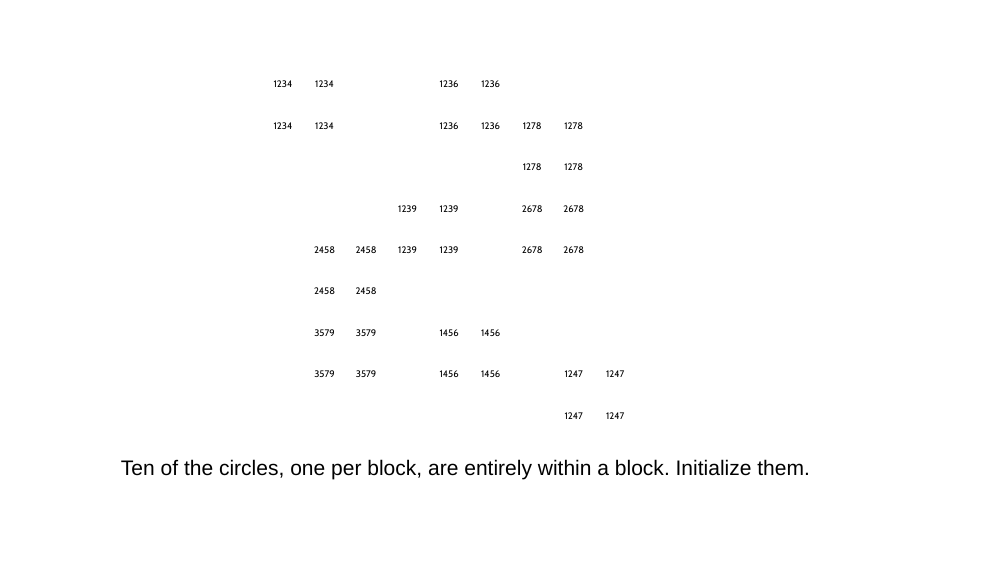
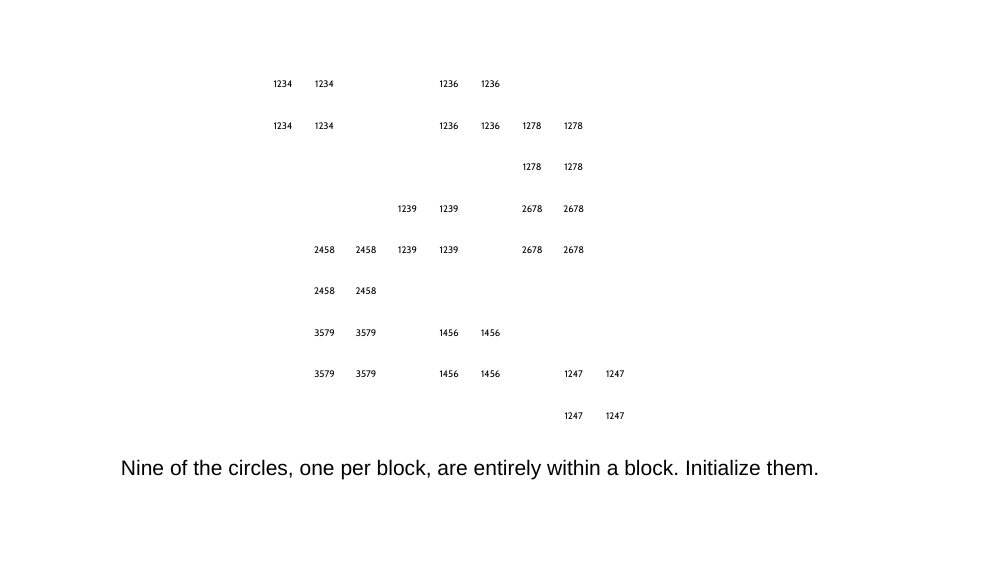
Before and after one commit to jhardis/WSJ_Number_Puzzles, a slide deck: slide 2 of 20260314_2.pptx. Drawn at 1008x567 pixels with LibreOffice and Linux fonts; fonts in the diff are those of the drawing; background and template pictures are left out. Boxes give left, top, right and bottom in pixels: in the first picture for what was removed or moved away, otherwise in the second. Text is boxed around its words. In the diff, an @@ line names an element or a change of style, - is before the commit and + after.

```diff
--- a/20260314_2.pptx
+++ b/20260314_2.pptx
@@ text at (121,459,820,480): text changed @@
-Ten of the circles, one per block, are entirely within a block. Initialize them.
+Nine of the circles, one per block, are entirely within a block. Initialize them.
```
Also in this commit, not shown: 7 other slides changed, 1 slide removed.
